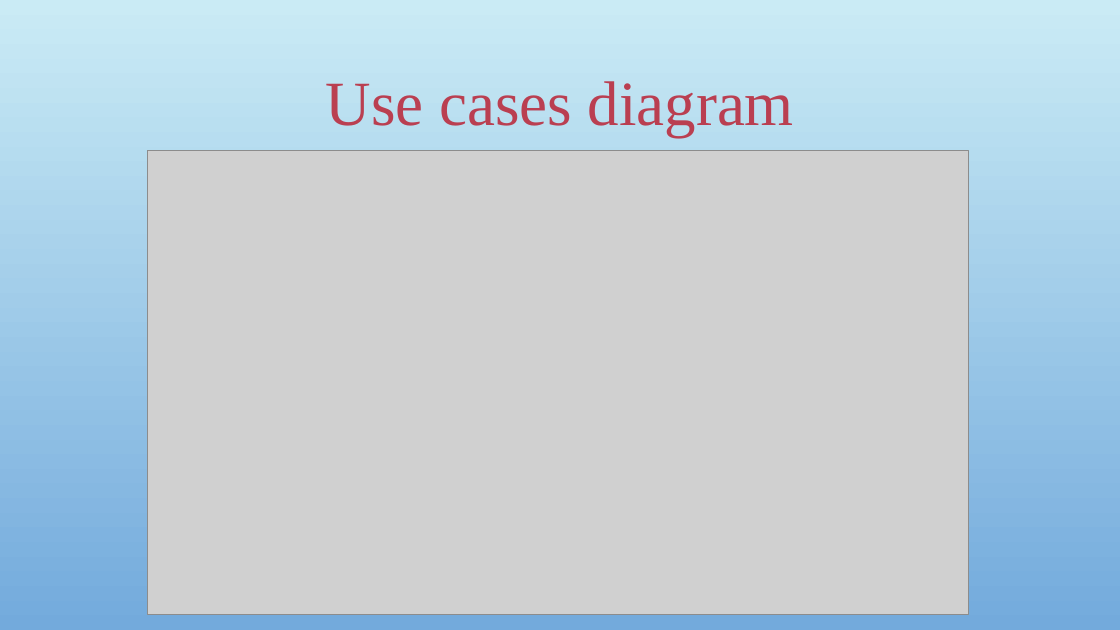
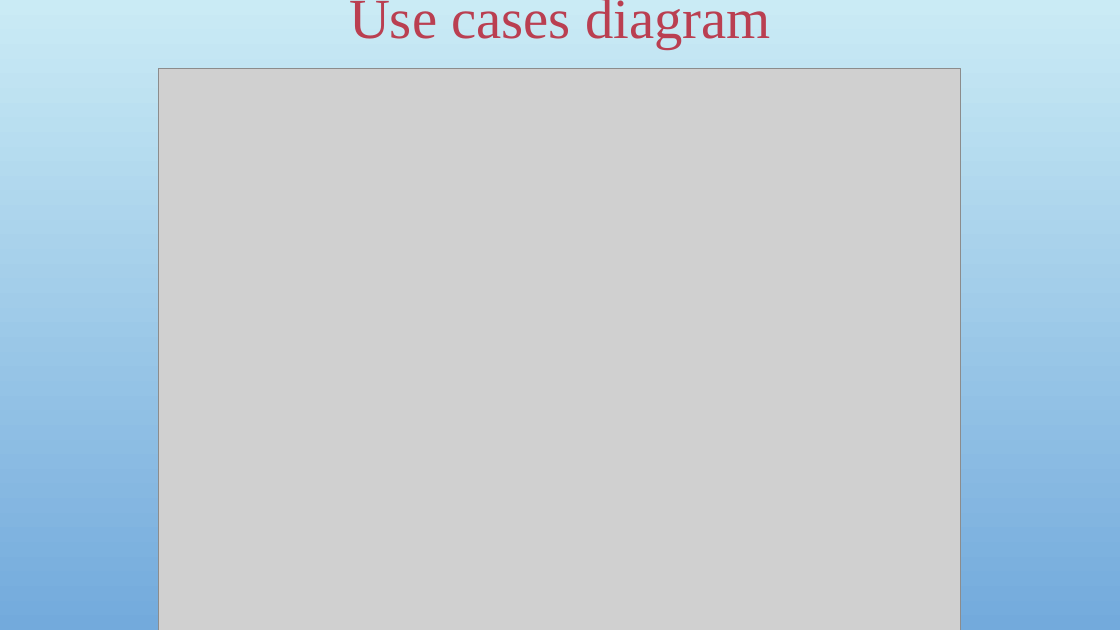
Before and after one commit to sangnvus/japanesedictionary, a slide deck: slide 16 of WIP/Documents/Report 1/UJD_VN_Examination_v1.0_EN/UJD_VN_ProjectOverview_v1.0.pptx (slide 13 before the commit). Drawn at 1120x630 pixels with LibreOffice and Linux fonts; fonts in the diff are those of the drawing; grey boxes stand for pictures; background and template pictures are left out. Boxes give left, top, right and bottom in pixels: in the first picture for what was removed or moved away, otherwise in the second. Text is boxed around its words. In the diff, an @@ line names an element or a change of style, - is before the commit and + after.

```diff
--- a/WIP/Documents/Report 1/UJD_VN_Examination_v1.0_EN/UJD_VN_ProjectOverview_v1.0.pptx
+++ b/WIP/Documents/Report 1/UJD_VN_Examination_v1.0_EN/UJD_VN_ProjectOverview_v1.0.pptx
@@ title "Use cases diagram": place and size @@
-title "Use cases diagram" at box(326, 81, 794, 137)
+title "Use cases diagram" at box(349, 0, 771, 49)
@@ title "Use cases diagram" at box(349, 0, 771, 49): size 54 to 48.6 pt @@
@@ picture: place and size @@
-picture at box(148, 150, 969, 614)
+picture at box(159, 69, 961, 630)
```
Also in this commit, not shown: 7 other slides changed, 2 slides added, 2 slides removed.
